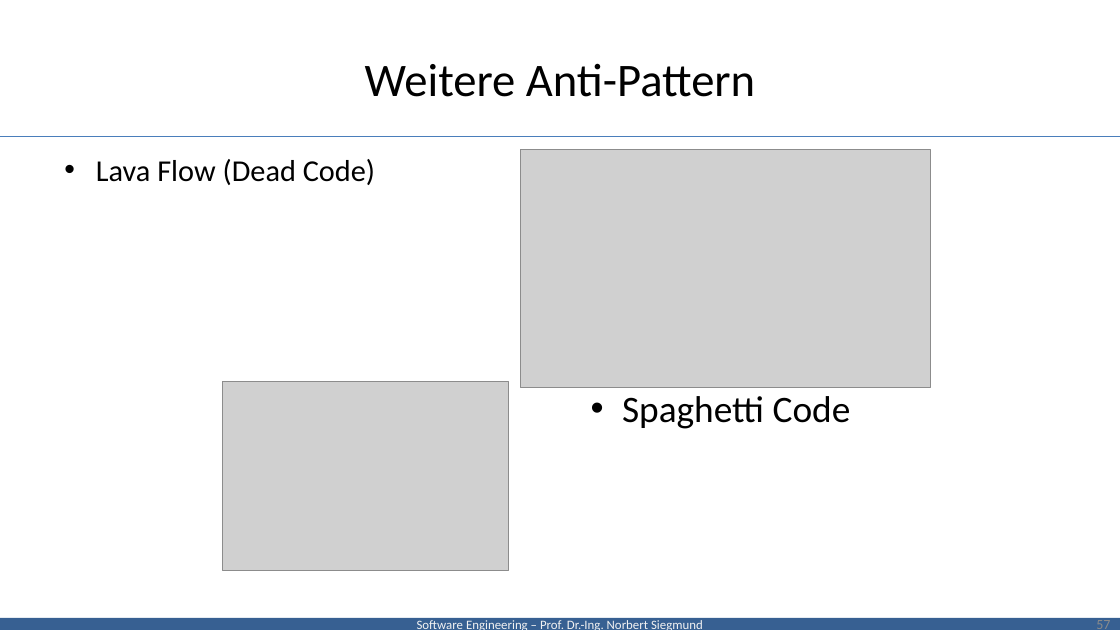
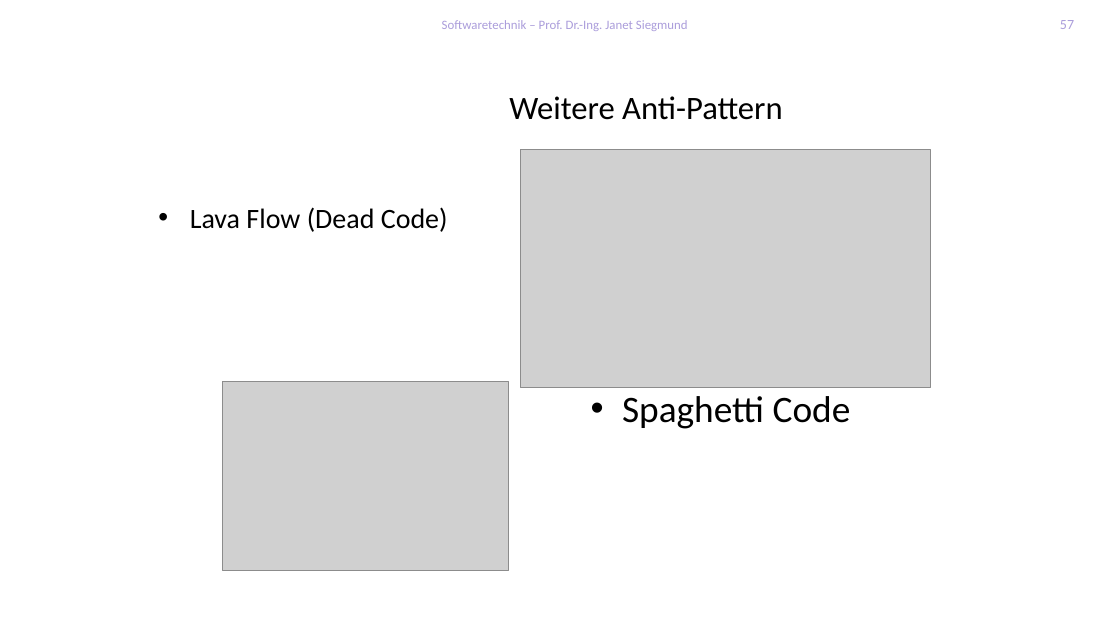
Before and after one commit to feigensp/lehre, a slide deck: slide 57 of se/slides/05_DesignPatterns.pptx. Drawn at 1120x630 pixels with LibreOffice and Linux fonts; fonts in the diff are those of the drawing; grey boxes stand for pictures; background and template pictures are left out. Boxes give left, top, right and bottom in pixels: in the first picture for what was removed or moved away, otherwise in the second. Text is boxed around its words. In the diff, an @@ line names an element or a change of style, - is before the commit and + after.

```diff
--- a/se/slides/05_DesignPatterns.pptx
+++ b/se/slides/05_DesignPatterns.pptx
@@ text added at [442,20,688,31], 11 pt, text #AB9DDB @@
+Softwaretechnik – Prof. Dr.-Ing. Janet Siegmund
@@ page number: place and size @@
-page number at [1096,620,1110,629]
+page number at [1060,20,1074,29]
@@ page number at [1060,20,1074,29]: text colour #8C8C8C to #AB9DDB @@
@@ title "Weitere Anti-Pattern": place and size @@
-title "Weitere Anti-Pattern" at [365,63,755,97]
+title "Weitere Anti-Pattern" at [509,96,782,120]
@@ title "Weitere Anti-Pattern" at [509,96,782,120]: size 40 to 28 pt @@
@@ line removed from (0, 136) to (1120, 136) @@
@@ text "Lava Flow (Dead Code)": place and size @@
-text "Lava Flow (Dead Code)" at [96,159,375,185]
+text "Lava Flow (Dead Code)" at [190,207,448,232]
@@ text "Lava Flow (Dead Code)" at [190,207,448,232]: size 26 to 24 pt @@
@@ rectangle removed at [0,618,1120,630] @@
-Software Engineering – Prof. Dr.-Ing. Norbert Siegmund
```
Also in this commit, not shown: 8 other slides changed, 5 other files.
